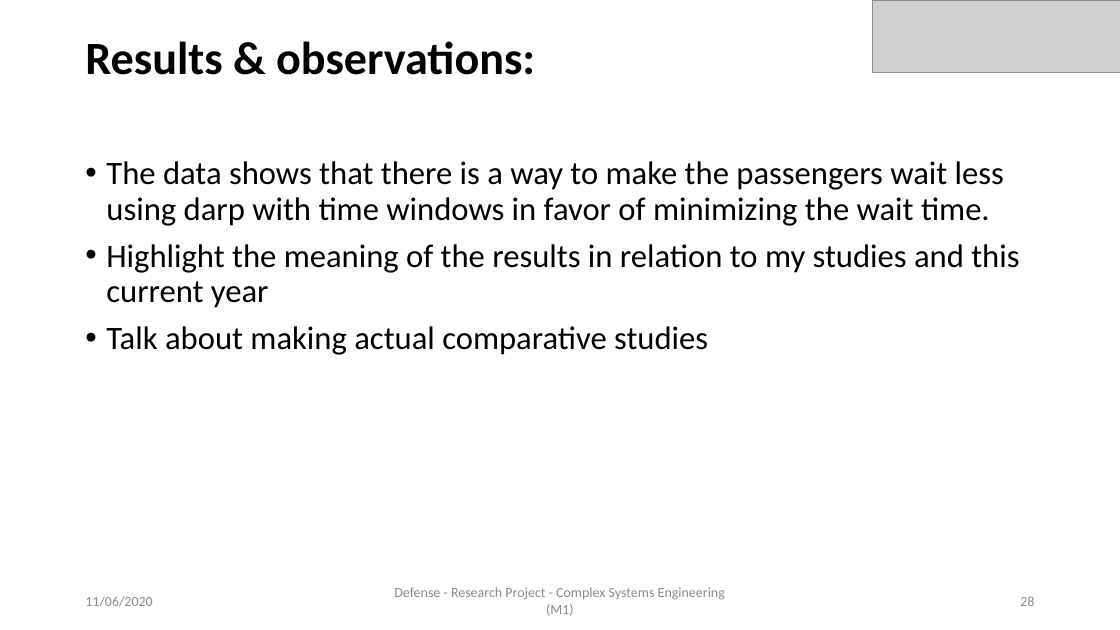
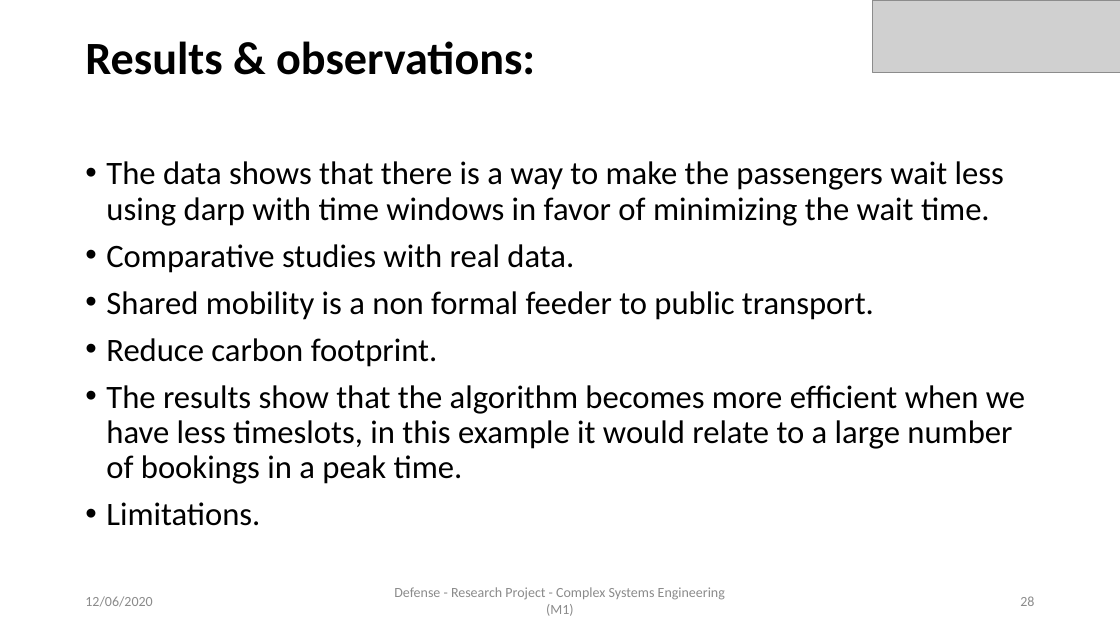
Before and after one commit to AymanABDELHAMID/OD_MTO_DARP, a slide deck: slide 28 of Presentation/presentation_AymanMahmoud.pptx. Drawn at 1120x630 pixels with LibreOffice and Linux fonts; fonts in the diff are those of the drawing; grey boxes stand for pictures. Boxes give left, top, right and bottom in pixels: in the first picture for what was removed or moved away, otherwise in the second. Text is boxed around its words. In the diff, an @@ line names an element or a change of style, - is before the commit and + after.

```diff
--- a/Presentation/presentation_AymanMahmoud.pptx
+++ b/Presentation/presentation_AymanMahmoud.pptx
@@ text at bbox=[106, 244, 1025, 526]: text changed @@
-• Highlight the meaning of the results in relation to my studies and this current year
-• Talk about making actual comparative studies
+• Comparative studies with real data.
+• Shared mobility is a non formal feeder to public transport.
+• Reduce carbon footprint.
+• The results show that the algorithm becomes more efficient when we have less timeslots, in this example it would relate to a large number of bookings in a peak time.
+• Limitations.
@@ text at bbox=[85, 596, 152, 607]: text changed @@
-11/06/2020
+12/06/2020
```
Also in this commit, not shown: 29 other slides changed, 1 slide removed, 1 other file.
